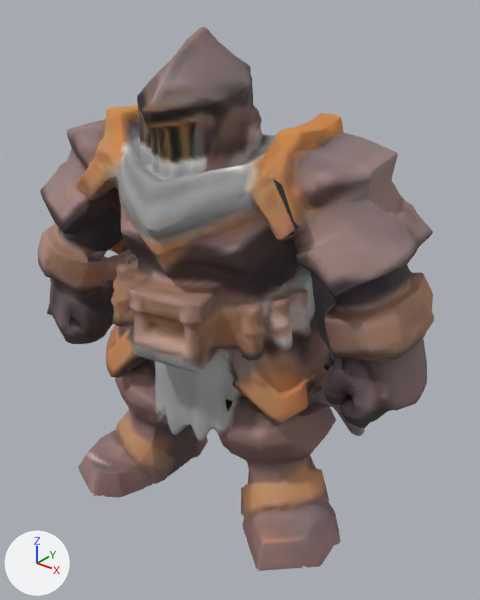
A saved change to the glTF model godot/client/assets/models/ext/tank.glb.
Camera for both pictures: a 50 mm lens placed at (1.59, -1.83, 2.04), pointed at (0.09, 0.04, 0.89). The axes (+X, +Y, +Z) are drawn at lower left. The lights are the same throughout. The first picture is the older version. Objects named as collision shapes, trigger or cutter boxes, shadow casters or lower levels of detail are left out.

The older version as bpy lines, for what is in view:
```python
me_tank_lod0 = bpy.data.meshes.new('tank_lod0')
me_tank_lod0.from_pydata(...)  # 7683 vertices, 14935 faces; spans x -0.85..0.85, y -0.48..0.48, z 0.0..1.9
me_tank_lod0.materials.append(mat_tank)
ob_tank_lod0 = bpy.data.objects.new('tank_lod0', me_tank_lod0)
ob_tank_lod0.location = (0.0, 0.0, 0.0)
```
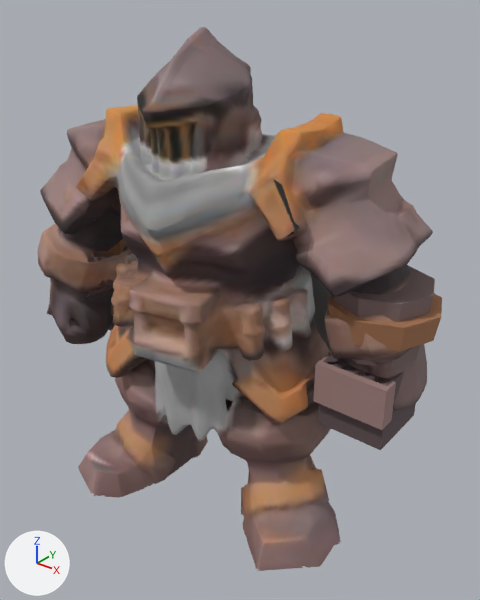
What the commit changed:
Material 'tank.001' (mat_tank_001) is new.
Its texture is img_tank_atlas.
Its roughness is 0.8.
Mesh me_tank_vm is new.
It has 96 vertices, 160 faces and spans x -0.88..0.88, y -0.09..0.33, z 0.53..1.1.
It uses material mat_tank_001 (picture img_tank_atlas).
Object 'tank_vm' (ob_tank_vm) is new; it shows me_tank_vm.
Its location is (0.0, 0.0, 0.0).

Location of each change, (x1, y1, x2, y2) in pixels of the pictures (480 x 600 px):
'tank_vm', added (brown)
    after: (86, 239, 442, 450)
